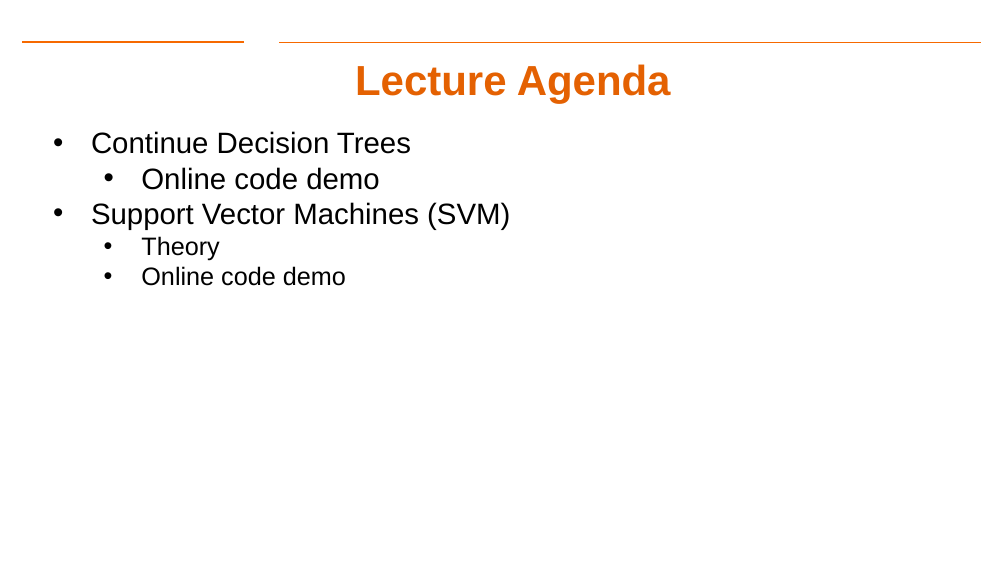
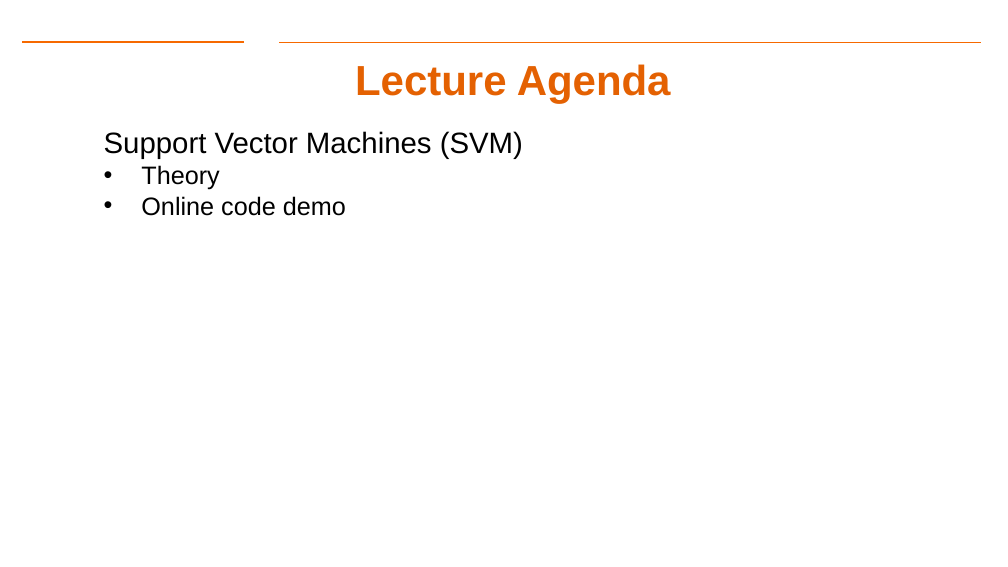
Before and after one commit to Dre1896/RIT-DSCI-633-FDS, a slide deck: slide 4 of Syllabus/Lecture08/Lec08.pptx. Drawn at 1008x567 pixels with LibreOffice and Linux fonts; fonts in the diff are those of the drawing; background and template pictures are left out. Boxes give left, top, right and bottom in pixels: in the first picture for what was removed or moved away, otherwise in the second. Text is boxed around its words. In the diff, an @@ line names an element or a change of style, - is before the commit and + after.

```diff
--- a/Syllabus/Lecture08/Lec08.pptx
+++ b/Syllabus/Lecture08/Lec08.pptx
@@ text at [91,131,411,190]: paragraphs removed @@
-• Continue Decision Trees
-  • Online code demo
@@ text at [104,131,523,159]: bullet • to none @@
```
Also in this commit, not shown: 8 other slides changed, 1 slide added, 3 slides removed.
